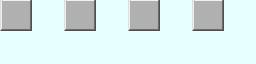
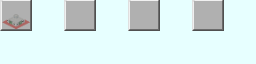
Revision of a layered 256 × 64 image; what changed, layer by layer:
added layer "クリップボード" above "背景" over left=2, top=14, right=30, bottom=29
